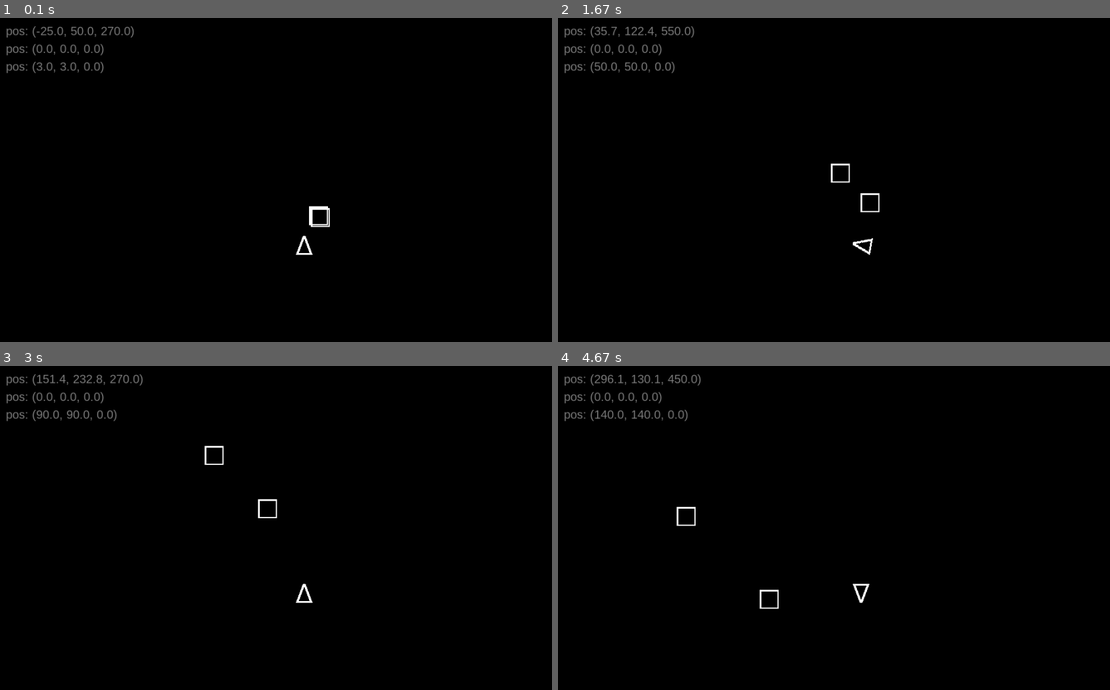
Above: before the commit, frames 1-4 (two rows, left to right).
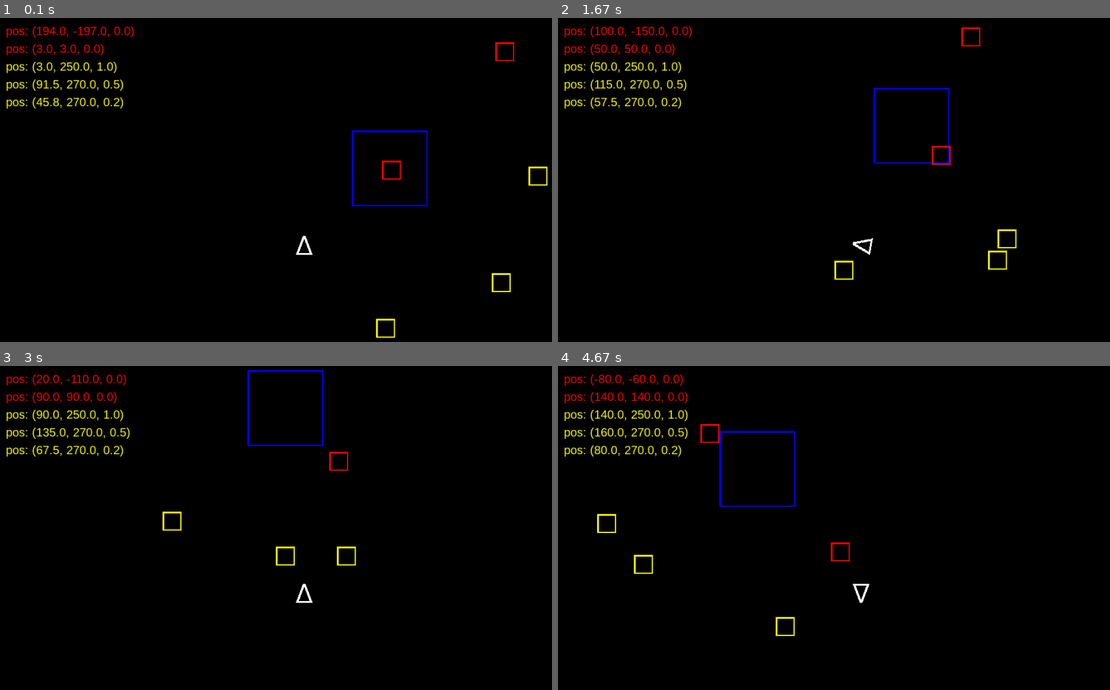
Above: after the commit, the same moments.

Repository: straylight77/arcade
Game: pygame game, started from pygame/miner2525.py
The game is run twice, just before and just after one commit, with the same random seed, the same clock (stepped at 60 frames per second) and the same inputs.
Inputs:
- Up to frame 1 (0.1 s): no input
- Up to frame 2 (1.67 s): hold Right 0.33-0.8 s; hold Up 0.83-1.13 s; hold Right 1.17-1.63 s
- Up to frame 3 (3 s): hold Left 1.67-2.2 s; hold Left 2.23-2.63 s; hold Up from 2.67 s (still down)
- Up to frame 4 (4.67 s): release Up at 3.03 s; hold Right 3.07-3.7 s; hold Left 3.73-4.2 s; hold Right from 4.23 s (still down)

The runs differ from the first frame. In frame 1, 2.2% of the frame differs, in the area x 1-100%, y 2-99%; in frame 2, 2.4%, in the area x 1-84%, y 2-81%; in frame 3, 2.3%; in frame 4, 2.4%.

Commit message:
Added PolarObject and PolarAsteroid to handle game objects with polar coordinates (angle, radius, angular velocity).

Diff:
--- a/pygame/miner2525.py
+++ b/pygame/miner2525.py
@@ -98,7 +98,7 @@
         img.fill(VIOLET)
         img.set_colorkey(VIOLET)
         pts = ( (31, 31), (0, 31), (0, 0), (31, 0) )
-        pygame.draw.polygon(img, WHITE, pts, 4)
+        pygame.draw.polygon(img, RED, pts, 4)
         self.image_orig = img
 
     def update(self, coords):
@@ -110,6 +110,83 @@
         x = MAX_X/2 + self.pos[0] - coords[0]
         y = MAX_Y/2 + self.pos[1] - coords[1]
         self.rect.center = (x, y)
+
+
+
+
+#---- class: Station --------------------------------------------------------
+class Station(GameObject):
+
+    def __init__(self, pos=(0,0)):
+        super().__init__(pos)
+        self.load_sprite()
+
+    def load_sprite(self):
+        w = 128
+        img = pygame.Surface((w, w))
+        img.fill(VIOLET)
+        img.set_colorkey(VIOLET)
+        pts = ( (w-1, w-1), (0, w-1), (0, 0), (w-1, 0) )
+        pygame.draw.polygon(img, BLUE, pts, 4)
+        self.image_orig = img
+
+    def update(self, coords):
+        super().update(self, coords)
+
+        # prep for draw
+        self.image = pygame.transform.rotate(self.image_orig, -self.angle)
+        self.rect = self.image.get_rect()
+        x = MAX_X/2 + self.pos[0] - coords[0]
+        y = MAX_Y/2 + self.pos[1] - coords[1]
+        self.rect.center = (x, y)
+
+
+#-------------------------------------------------------------------------
+class PolarObject(GameObject):
+    """Extension of the base GameObject to use polar coordinates."""
+    def __init__(self, angle=0, radius=100, vel=1):
+        super().__init__(self)
+        self.angle = angle
+        self.radius = radius
+        self.vel = vel
+
+    def update(self):
+        self.angle += self.vel
+
+    def get_xy(self):
+        x = self.radius * math.cos(math.radians(self.angle))
+        y = self.radius * math.sin(math.radians(self.angle))
+        return (x, y)
+
+
+#-------------------------------------------------------------------------
+class PolarAsteroid(PolarObject):
+
+    def __init__(self, angle=0, radius=100, vel=1):
+        super().__init__(angle, radius, vel)
+        self.load_sprite()
+
+    def load_sprite(self):
+        img = pygame.Surface((32, 32))
+        img.fill(VIOLET)
+        img.set_colorkey(VIOLET)
+        pts = ( (31, 31), (0, 31), (0, 0), (31, 0) )
+        pygame.draw.polygon(img, YELLOW, pts, 4)
+        self.image_orig = img
+        self.image = img
+
+    def update(self, coords):
+        super().update()
+
+        # prep for draw
+        #self.image = pygame.transform.rotate(self.image_orig, -self.angle)
+        self.rect = self.image.get_rect()
+        pos = self.get_xy()
+        x = MAX_X/2 + pos[0] - coords[0]
+        y = MAX_Y/2 + pos[1] - coords[1]
+        self.rect.center = (x, y)
+
+
 
 
 ##########################################################################
@@ -166,14 +243,23 @@
     FONT1 = pygame.font.SysFont('arial', 20)
     FONT2 = pygame.font.SysFont('courier', 15)
 
-    player = Player(pos=(-25, 50))
+    player = Player(pos=(-145, 130))
     allsprites = pygame.sprite.Group(player)
 
+    station = Station()
+    allsprites.add(station)
+
     asteroids = pygame.sprite.Group()
-    asteroids.add( Asteroid() )
+    asteroids.add( Asteroid(vel=(-2,1), pos=(200,-200)) )
     asteroids.add( Asteroid(vel=(1,1)) )
-
     allsprites.add(asteroids)
+
+    asteroids2 = pygame.sprite.Group()
+    asteroids2.add( PolarAsteroid(vel=1, radius=250) )
+    asteroids2.add( PolarAsteroid(angle=90, vel=0.5, radius=270) )
+    asteroids2.add( PolarAsteroid(angle=45, vel=0.25, radius=270) )
+    allsprites.add(asteroids2)
+
 
     #main game loop
     while True:
@@ -185,17 +271,27 @@
 
         player.update(commands)
         asteroids.update(player.pos)
+        station.update(player.pos)
+        asteroids2.update(player.pos)
 
         # draw main screen
         DISPLAY.fill(BGCOLOR)
         allsprites.draw(DISPLAY)
 
         i = 0
-        for s in allsprites.sprites():
+        for s in asteroids.sprites():
             msg = f"pos: ({s.pos[0]:.1f}, {s.pos[1]:.1f}, {s.angle:.1f})"
-            msg_disp = FONT1.render(msg, True, GRAY, BLACK)
+            msg_disp = FONT1.render(msg, True, RED, BLACK)
             DISPLAY.blit(msg_disp, (10, 10+i*30))
             i += 1
+
+        for s in asteroids2.sprites():
+            msg = f"pos: ({s.angle:.1f}, {s.radius:.1f}, {s.vel:.1f})"
+            msg_disp = FONT1.render(msg, True, YELLOW, BLACK)
+            DISPLAY.blit(msg_disp, (10, 10+i*30))
+            i += 1
+
+
 
         # advance game frame
         pygame.display.update()
